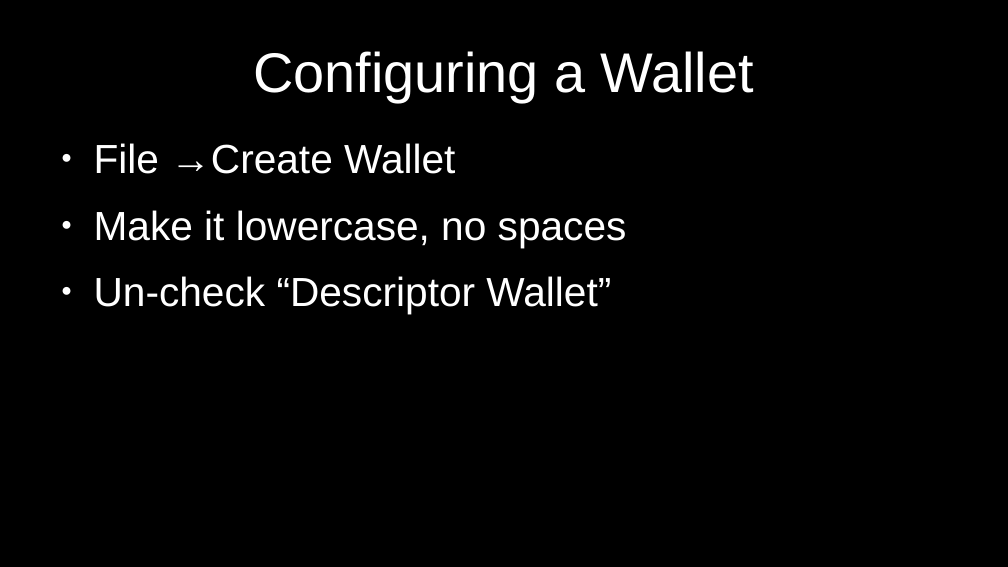
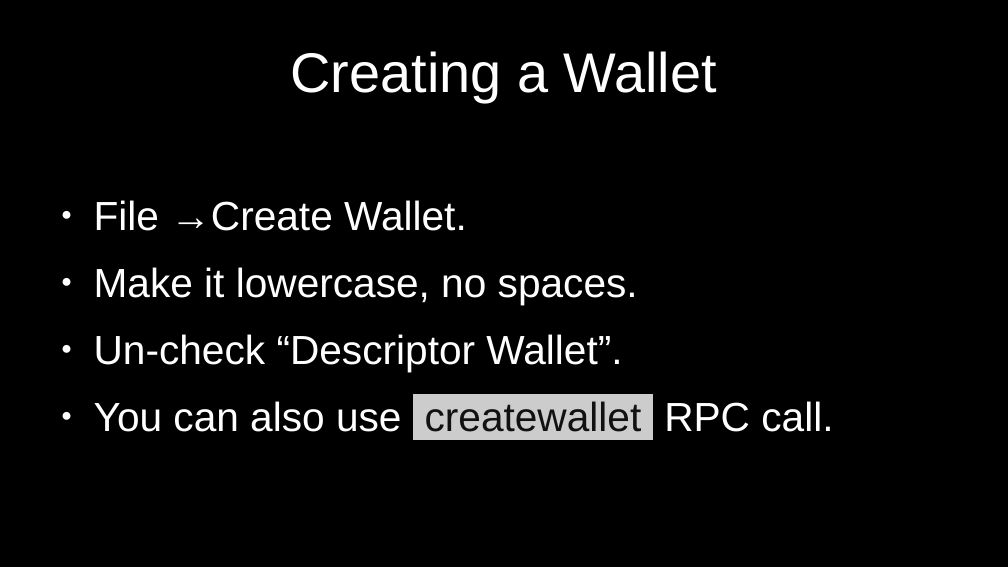
Before and after one commit to cmdruid/bitcoin-programming, a slide deck: slide 4 of slides/bitcoin-transactions-workshop.odp (slide 5 before the commit). Drawn at 1008x567 pixels with LibreOffice and Linux fonts; fonts in the diff are those of the drawing. Boxes give left, top, right and bottom in pixels: in the first picture for what was removed or moved away, otherwise in the second. Text is boxed around its words. In the diff, an @@ line names an element or a change of style, - is before the commit and + after.

```diff
--- a/slides/bitcoin-transactions-workshop.odp
+++ b/slides/bitcoin-transactions-workshop.odp
@@ title at [290,51,717,102]: text changed @@
-Configuring a Wallet
+Creating a Wallet
@@ text at [94,200,833,432]: text changed @@
-● File →Create Wallet
-● Make it lowercase, no spaces
-● Un-check “Descriptor Wallet”
+● File →Create Wallet.
+● Make it lowercase, no spaces.
+● Un-check “Descriptor Wallet”.
+● You can also use createwallet RPC call.
```
Also in this commit, not shown: 2 other slides changed, 4 slides added, 3 slides removed, 8 other files.
